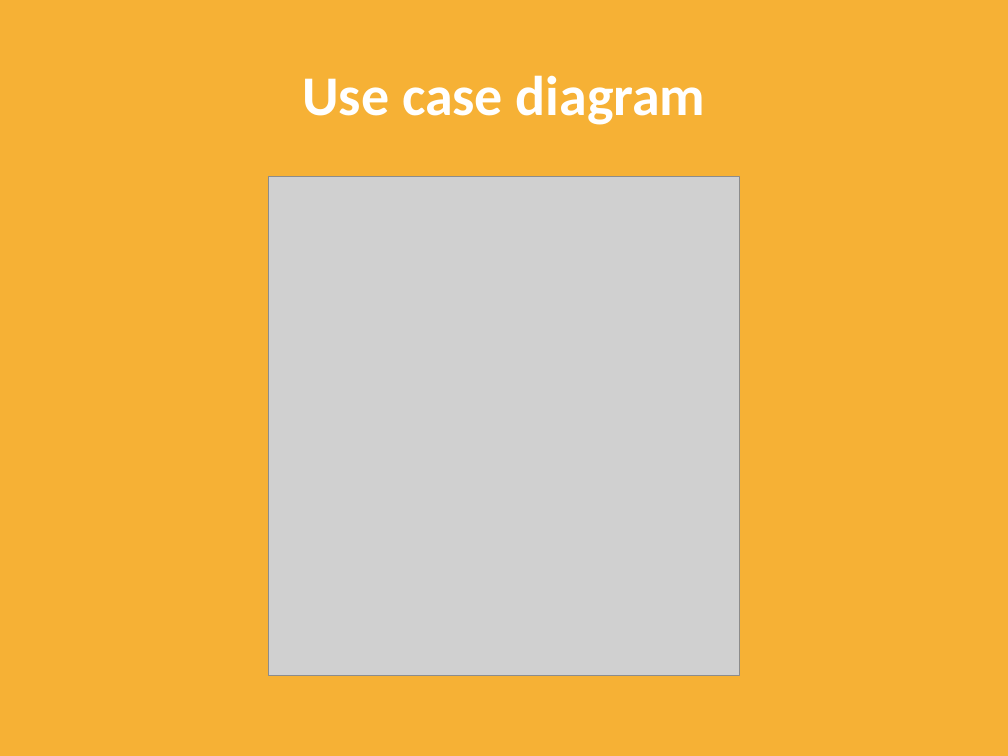
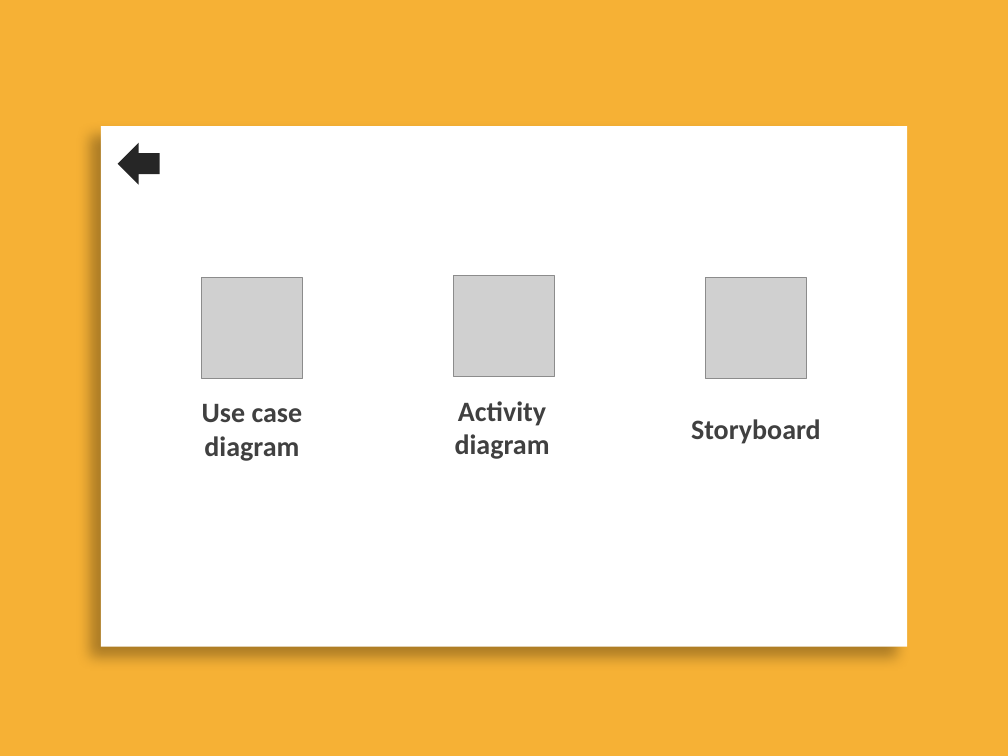
Before and after one commit to L200150057/Skripsi, a slide deck: slide 8 of Powerpoint Skripsi.pptx. Drawn at 1008x756 pixels with LibreOffice and Linux fonts; fonts in the diff are those of the drawing; grey boxes stand for pictures. Boxes give left, top, right and bottom in pixels: in the first picture for what was removed or moved away, otherwise in the second. Text is boxed around its words. In the diff, an @@ line names an element or a change of style, - is before the commit and + after.

```diff
--- a/Powerpoint Skripsi.pptx
+++ b/Powerpoint Skripsi.pptx
@@ rectangle added at [101, 126, 907, 647], fill #FFFFFF @@
@@ left arrow added at [118, 143, 160, 185], fill #262626 @@
@@ picture removed at [268, 176, 739, 675] @@
@@ picture added at [202, 278, 302, 379] @@
@@ picture added at [454, 276, 554, 377] @@
@@ picture added at [706, 278, 806, 379] @@
@@ title "Use case diagram": place and size @@
-title "Use case diagram" at [302, 75, 706, 125]
+title "Use case diagram" at [202, 404, 303, 461]
@@ title "Use case diagram" at [202, 404, 303, 461]: size 40 to 20 pt, text colour #FFFFFF to #404040 @@
@@ text added at [455, 401, 550, 459], 20 pt, text #404040, bold @@
+Activity diagram
@@ text added at [691, 419, 821, 444], 20 pt, text #404040, bold @@
+Storyboard
```
Also in this commit, not shown: 4 other slides changed, 2 slides removed, 6 other files.
